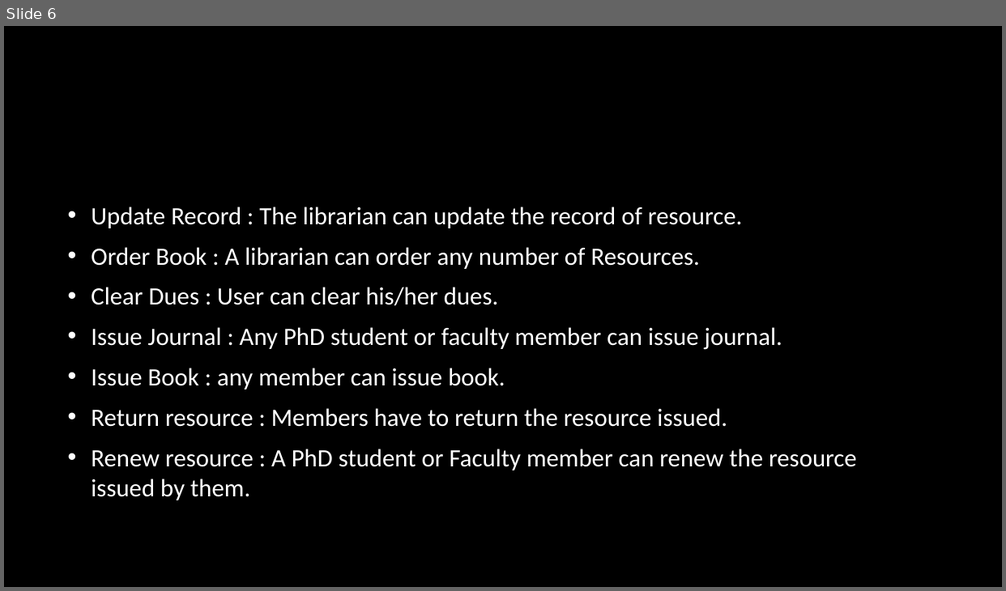
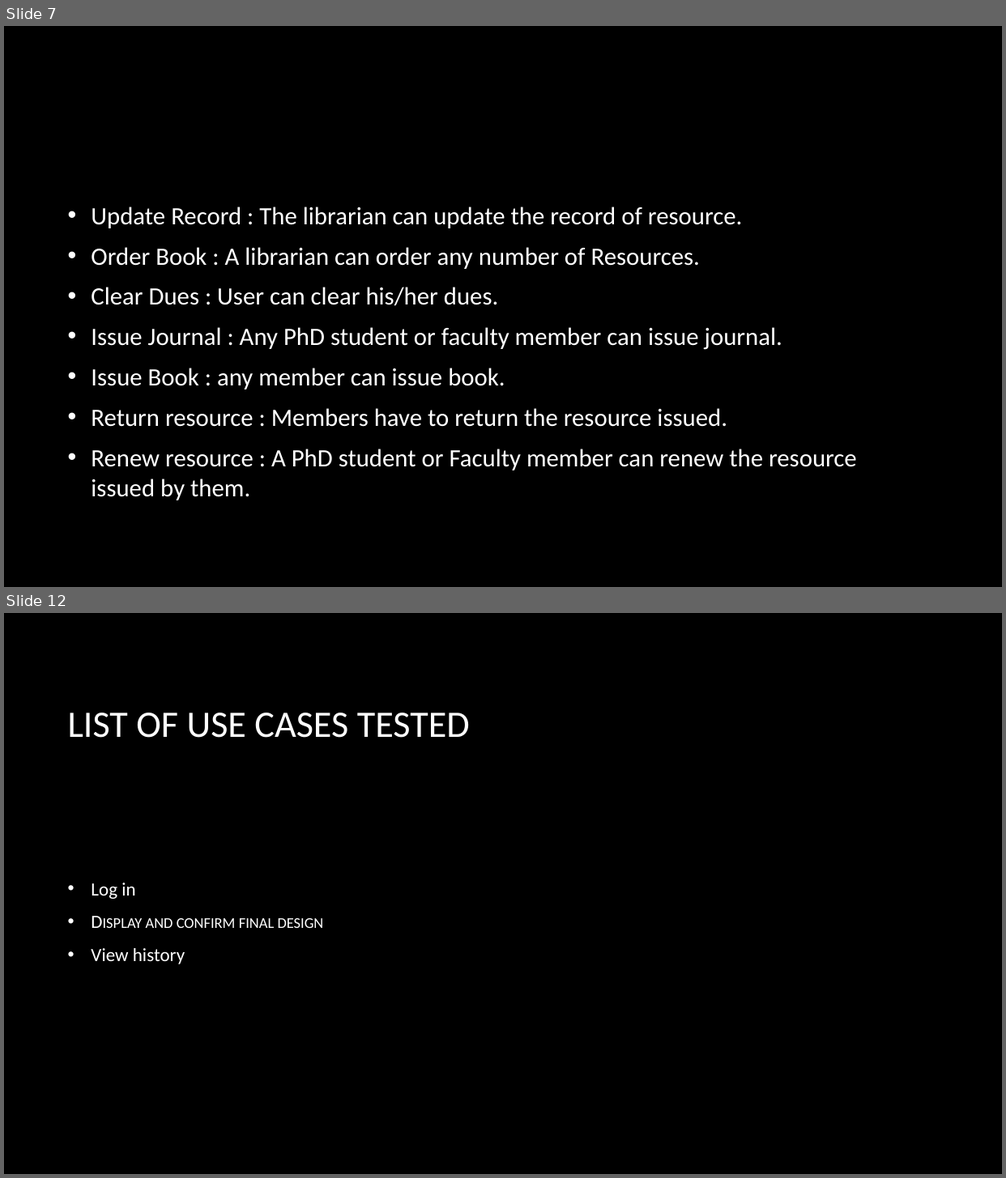
Before and after one commit to shah-anurag/Library-Management, a slide deck: srs-10-ppt.pptx. Shown one above the other, each under a label of ours: slide 6 before the commit, slides 7 and 12 after it; the slides between them are not shown. The pictures are 1006x591 and 1006x1178 pixels, drawn with LibreOffice and Linux fonts; fonts in the diff are those of the drawing; background and template pictures are left out. Boxes give left, top, right and bottom in pixels: in the first picture for what was removed or moved away, otherwise in the second. Text is boxed around its words. In the diff, an @@ line names an element or a change of style, - is before the commit and + after.

```diff
--- a/srs-10-ppt.pptx
+++ b/srs-10-ppt.pptx
@@ slide 12 added at [4,613,1002,1174], background picture (left out) @@
@@ title added at [68,713,470,738], 36 pt, text #FFFFFF @@
+LIST OF USE CASES TESTED
@@ text added at [91,883,324,965], 18 pt, text #FFFFFF, small capitals @@
+• Log in
+• Display and confirm final design
+• View history
@@ what was slide 6 is now slide 7 @@
```
Also in this commit, not shown: 1 slide changed, 7 other slides added, 6 slides removed.
